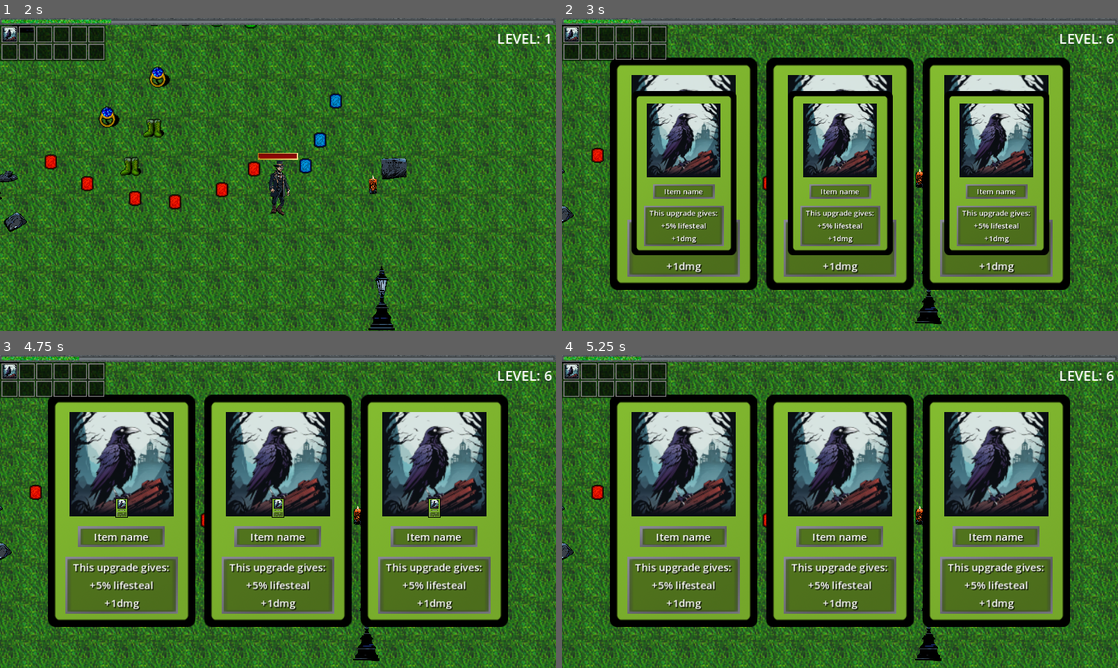
Above: before the commit, frames 1-4 (two rows, left to right).
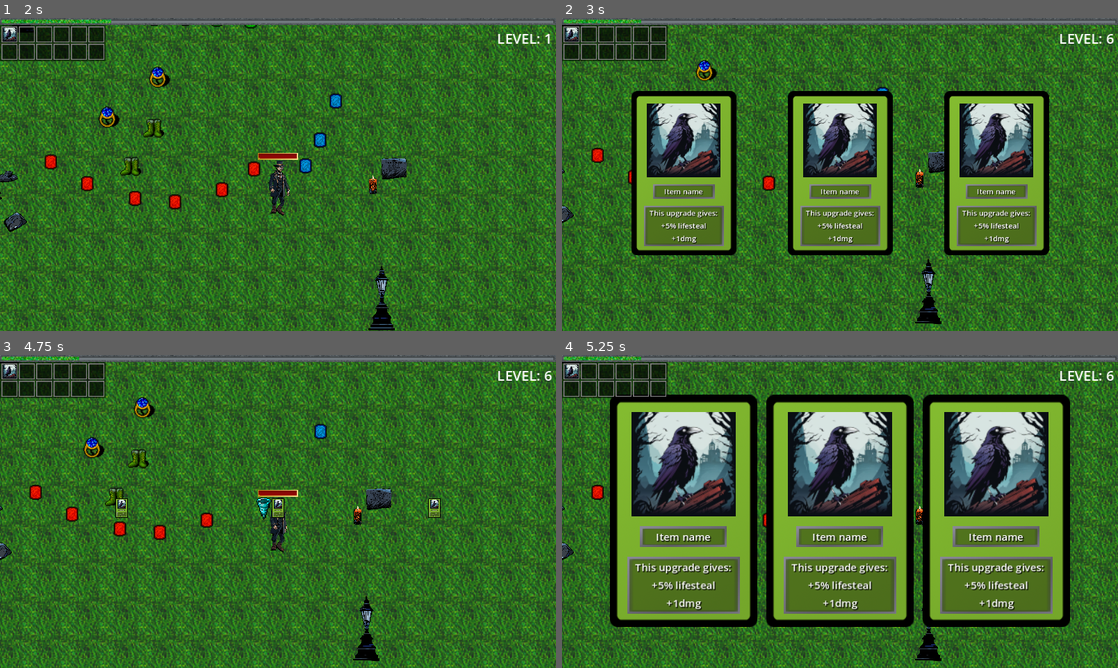
Above: after the commit, the same moments.

Repository: AGH-Code-Industry/monstrous-tide
Game: Godot game, scene res://Assets/World/world.tscn
The game is run twice, just before and just after one commit, with the same random seed, the same clock (stepped at 60 frames per second) and the same inputs.
Inputs (mouse positions are in pixels of both pictures, inside the frame that each line leads up to):
- Up to frame 1 (2 s): tap Enter at 0.5 s; move the mouse to (400, 158) at 0.52 s; press the mouse at (400, 158) at 0.53 s; hold D (right) 0.53-1.28 s; move the mouse to (166, 190) at 1.27 s; release the mouse at (166, 190) at 1.28 s; hold S (down) from 1.28 s (still down); click (166, 190) at 1.35 s
- Up to frame 2 (3 s): move the mouse to (895, 105) at 2.02 s; release S (down) at 2.03 s; press the mouse at (895, 105) at 2.03 s; hold D (right) 2.03-2.78 s; move the mouse to (684, 174) at 2.77 s; release the mouse at (684, 174) at 2.78 s; hold W (up) from 2.78 s (still down); click (684, 174) at 2.85 s
- Up to frame 3 (4.75 s): move the mouse to (122, 508) at 3.52 s; release W (up) at 3.53 s; press the mouse at (122, 508) at 3.53 s; hold A (left) from 3.53 s (still down); tap Space (DEBUG_manual_heal) at 4.25 s; move the mouse to (278, 511) at 4.27 s; release the mouse at (278, 511) at 4.28 s; click (278, 511) at 4.35 s
- Up to frame 4 (5.25 s): move the mouse to (840, 508) at 5.02 s; release A (left) at 5.03 s; press the mouse at (840, 508) at 5.03 s; hold S (down) from 5.03 s (still down)

Frame 1 is identical in both runs. In frame 2, 29% of the frame differs, in the area x 8-92%, y 12-87%; in frame 3, 57%; in frame 4, less than 0.1%.

Commit message:
create_special_gem function

Diff:
--- a/Assets/Player/player.tscn
+++ b/Assets/Player/player.tscn
@@ -557,14 +557,16 @@
 curve = SubResource("Curve_7yhul")
 
 [sub_resource type="ParticleProcessMaterial" id="ParticleProcessMaterial_ocaqh"]
-particle_flag_disable_z = true
 emission_shape = 1
 emission_sphere_radius = 10.43
+particle_flag_disable_z = true
 direction = Vector3(0.5, 0, 0)
 spread = 180.0
+gravity = Vector3(0, 98, 0)
 initial_velocity_min = 50.0
 initial_velocity_max = 50.0
-gravity = Vector3(0, 98, 0)
+orbit_velocity_min = 0.0
+orbit_velocity_max = 0.0
 scale_min = 2.0
 scale_max = 3.0
 scale_curve = SubResource("CurveTexture_tw5kp")
@@ -629,7 +631,6 @@
 collision_layer = 2
 collision_mask = 4
 show_heal_numbers = true
-regenaration_enabled = true
 flash_on_hit = true
 sprite = NodePath("../AnimatedSprite2D")
 flash_timeout = 0.2
@@ -809,11 +810,6 @@
 }
 
 [node name="AnimationTree" type="AnimationTree" parent="."]
-active = false
-root_node = NodePath("../AnimationPlayer")
-libraries = {
-"": SubResource("AnimationLibrary_qa4wg")
-}
 tree_root = SubResource("AnimationNodeStateMachine_8k8oc")
 anim_player = NodePath("../Animation")
 parameters/conditions/idle = false
--- a/Assets/Utility/DropItems/ItemDropComponent.gd
+++ b/Assets/Utility/DropItems/ItemDropComponent.gd
@@ -2,6 +2,10 @@
 
 @export var hit_box_component: Node
 @export var items_to_drop: Array[DropItem] = []
+
+static var current_items_count = 0
+static var item_count_limit = 1
+static var last_item
 
 func _ready():
 	if hit_box_component == null:
@@ -10,7 +14,10 @@
 
 
 func on_death_drop_crystal():
-	pick_random_item()
+	if current_items_count < item_count_limit:
+		create_item(pick_random_item())
+	else:
+		create_special_gem(pick_random_item())
 
 
 func pick_random_item():
@@ -25,14 +32,23 @@
 	var offset: float = 0
 	for item in items_to_drop:
 		if random_number < item.drop_chance + offset:
-			create_item(item.item_scene)
-			return
+			return item.item_scene
 		else:
 			offset += item.drop_chance
 
 func create_item(item: PackedScene):
+	current_items_count += 1
 	var owner_position = owner.global_position
 	var item_instance = item.instantiate()
 	var items_layer = get_tree().get_first_node_in_group("items")
 	items_layer.call_deferred("add_child", item_instance)
 	item_instance.global_position = owner_position
+
+
+func create_special_gem(item: PackedScene):
+	var item_instance = item.instantiate()
+	if "experience_points" in item_instance:
+		print(item_instance.experience_points)
+	else:
+		print("NO POINTS")
+	item_instance.queue_free()
--- a/project.godot
+++ b/project.godot
@@ -12,21 +12,19 @@
 
 config/name="Monstrous-tide-game"
 run/main_scene="res://Assets/World/world.tscn"
-config/features=PackedStringArray("4.2", "Forward Plus")
+config/features=PackedStringArray("4.1", "Forward Plus")
 config/icon="res://icon.svg"
 
 [autoload]
 
 GameEvents="*res://Assets/World/game_events.tscn"
 StatManager="*res://Assets/Utility/Managers/stat_manager.gd"
-ExperienceManager="*res://Assets/Utility/Managers/experience_manager.tscn"
 WeaponManager="*res://Assets/Utility/Managers/weapon_manager.tscn"
 
 [display]
 
 window/size/viewport_width=1920
 window/size/viewport_height=1080
-window/size/mode=3
 window/size/resizable=false
 window/size/window_width_override=1280
 window/size/window_height_override=720
Binary file added: Assets/Tutorial/Items/Gems/Gem_purple.png
Not shown, added: Assets/Tutorial/Items/Gems/Gem_purple.png.import
